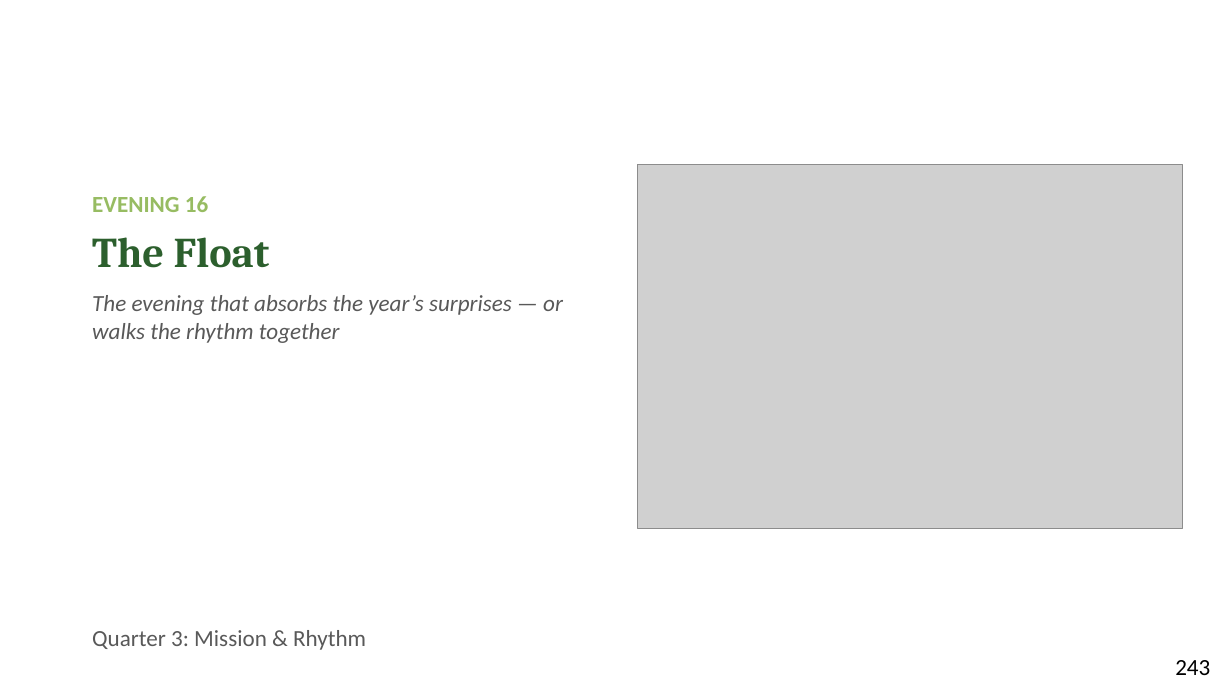
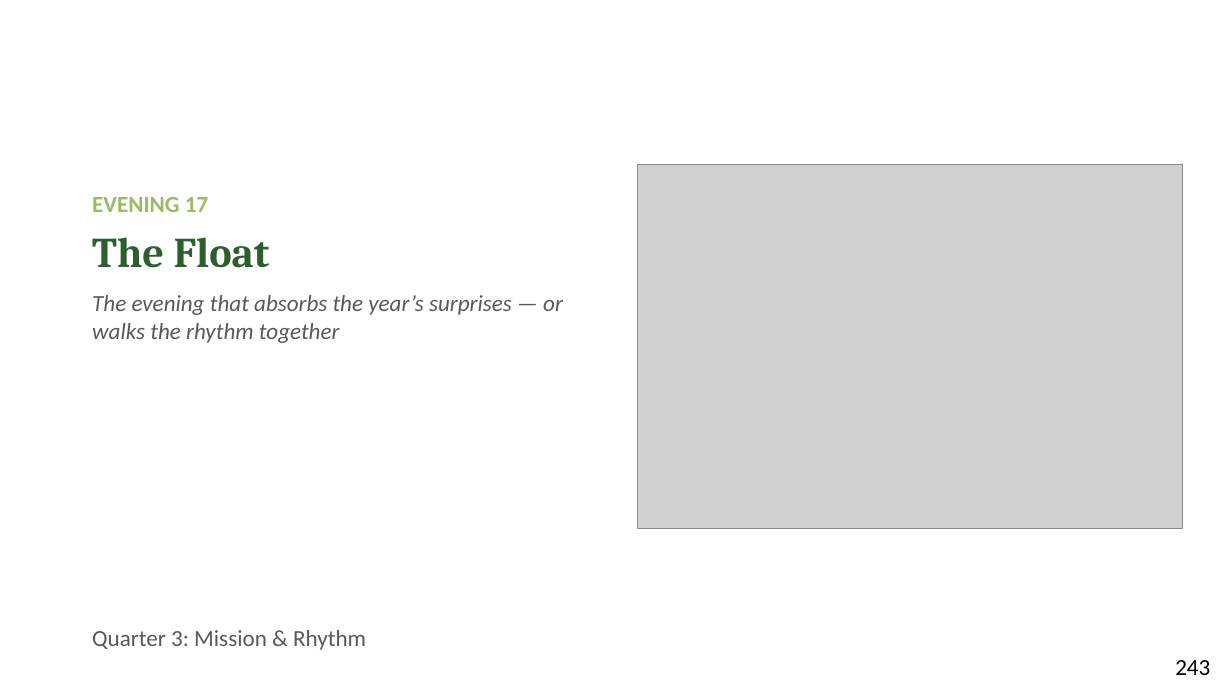
Before and after one commit to jgtittle-ministries/fellowship-of-the-heart-pilot-at-cca-dev, a slide deck: slide 2 of _implementation-notes/evening-series/FotH Evening Session 17 Slides DRAFT v1.pptx. Drawn at 1232x693 pixels with LibreOffice and Linux fonts; fonts in the diff are those of the drawing; grey boxes stand for pictures. Boxes give left, top, right and bottom in pixels: in the first picture for what was removed or moved away, otherwise in the second. Text is boxed around its words. In the diff, an @@ line names an element or a change of style, - is before the commit and + after.

```diff
--- a/_implementation-notes/evening-series/FotH Evening Session 17 Slides DRAFT v1.pptx
+++ b/_implementation-notes/evening-series/FotH Evening Session 17 Slides DRAFT v1.pptx
@@ text at [92, 197, 208, 212]: text changed @@
-EVENING 16
+EVENING 17
```
Also in this commit, not shown: 4 other slides changed, 52 other files.
